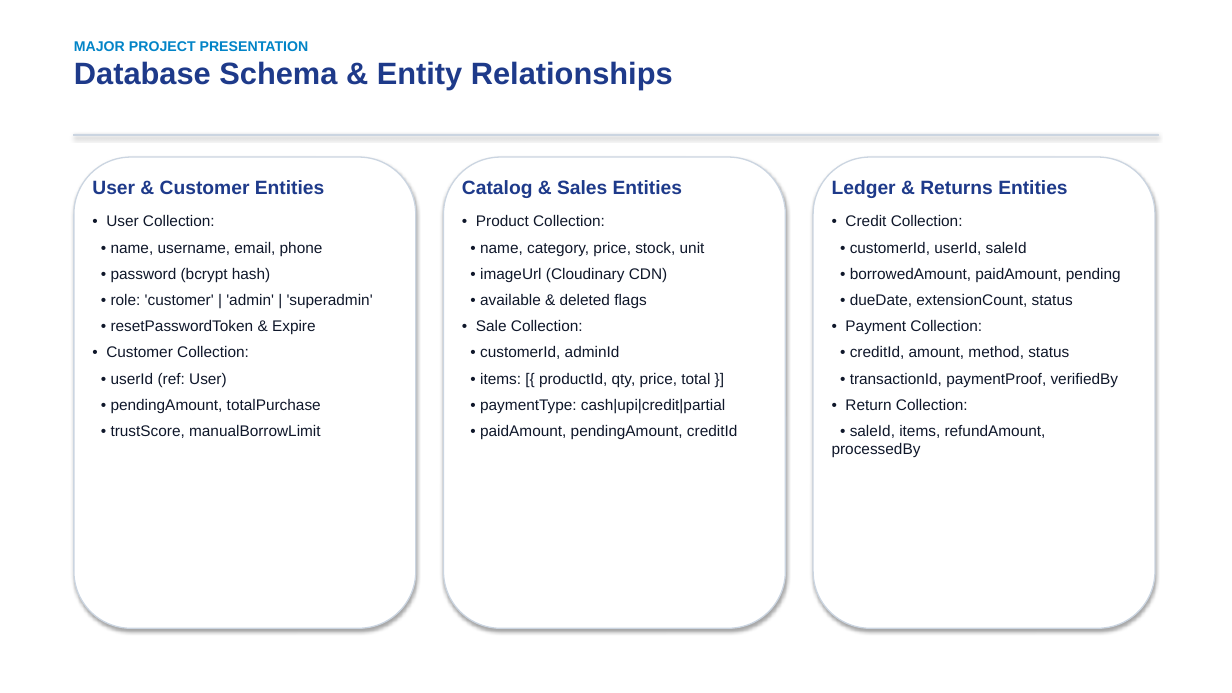
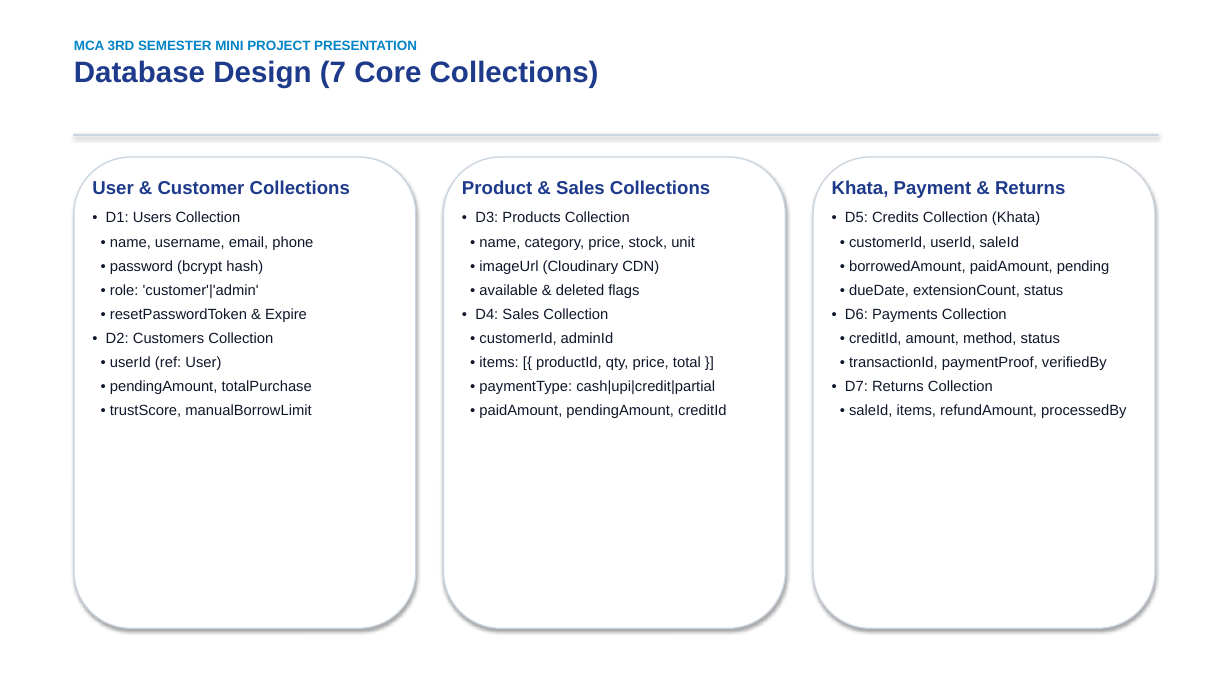
Before and after one commit to Ajitsingh57/SmartShop, a slide deck: slide 11 of docs/SmartShop_Project_Presentation.pptx. Drawn at 1232x693 pixels with LibreOffice and Linux fonts; fonts in the diff are those of the drawing. Boxes give left, top, right and bottom in pixels: in the first picture for what was removed or moved away, otherwise in the second. Text is boxed around its words. In the diff, an @@ line names an element or a change of style, - is before the commit and + after.

```diff
--- a/docs/SmartShop_Project_Presentation.pptx
+++ b/docs/SmartShop_Project_Presentation.pptx
@@ text at box(74, 40, 599, 88): text changed; size 24 to 10.5 pt; text colour #1E3A8A to #0284C7 @@
-MAJOR PROJECT PRESENTATION
-Database Schema & Entity Relationships
+MCA 3RD SEMESTER MINI PROJECT PRESENTATION
+Database Design (7 Core Collections)
@@ text at box(92, 180, 350, 222): text changed; size 15 to 14.5 pt @@
-User & Customer Entities
-• User Collection:
+User & Customer Collections
+• D1: Users Collection
@@ text at box(462, 180, 710, 222): text changed; size 15 to 14.5 pt @@
-Catalog & Sales Entities
-• Product Collection:
+Product & Sales Collections
+• D3: Products Collection
@@ text at box(832, 180, 1065, 225): text changed; size 15 to 11.5 pt; text colour #1E3A8A to #0F172A; bold off @@
-Ledger & Returns Entities
-• Credit Collection:
+Khata, Payment & Returns
+• D5: Credits Collection (Khata)
@@ text at box(110, 236, 313, 417): size 12 to 11.5 pt in "• name, username, email, phone", "• password (bcrypt hash)", "• resetPasswordToken & Expire", "• userId (ref: User)" and 2 more places; less space between paragraphs @@
@@ text at box(479, 236, 726, 418): size 12 to 11.5 pt in "• name, category, price, stock, unit", "• imageUrl (Cloudinary CDN)", "• available & deleted flags", "• customerId, adminId" and 3 more places; less space between paragraphs @@
@@ text at box(849, 236, 1126, 418): size 12 to 11.5 pt in "• customerId, userId, saleId", "• borrowedAmount, paidAmount, pending", "• dueDate, extensionCount, status", "• creditId, amount, method, status" and 2 more places; less space between paragraphs @@
@@ text at box(110, 284, 259, 298): text changed; size 12 to 11.5 pt @@
-• role: 'customer' | 'admin' | 'superadmin'
+• role: 'customer'|'admin'
@@ text at box(475, 308, 608, 319): text changed; size 12 to 11.5 pt @@
-• Sale Collection:
+• D4: Sales Collection
@@ text at box(845, 308, 1007, 322): text changed; size 12 to 11.5 pt @@
-• Payment Collection:
+• D6: Payments Collection
@@ text at box(106, 332, 273, 343): text changed; size 12 to 11.5 pt @@
-• Customer Collection:
+• D2: Customers Collection
@@ text at box(845, 380, 993, 391): text changed; size 12 to 11.5 pt @@
-• Return Collection:
+• D7: Returns Collection
```
Also in this commit, not shown: 13 other slides changed, 16 other files.
